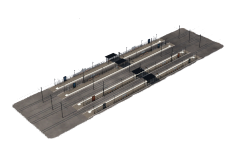
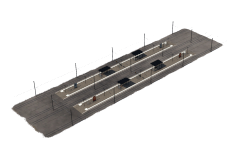
Layer changes from the first w=240, h=160 image to the second:
hid "Eingefügte Ebene #5" over [11, 18, 225, 139]
showed "Eingefügte Ebene #6" over [11, 21, 227, 139]
